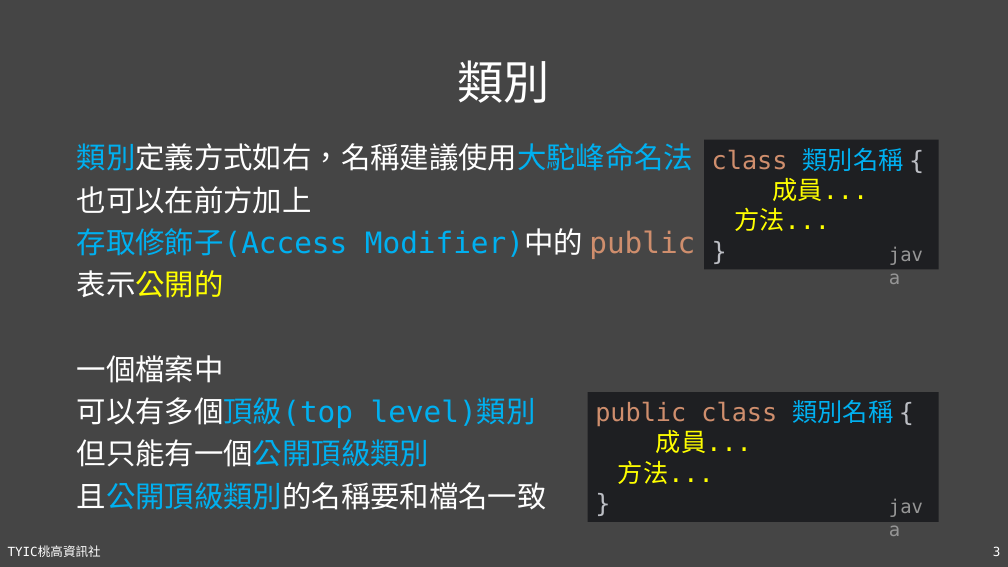
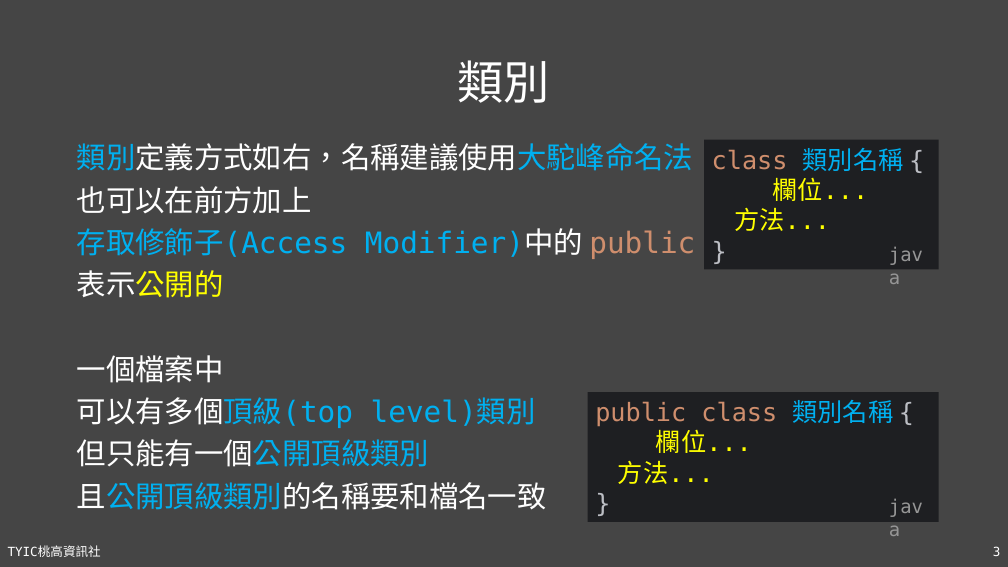
Before and after one commit to TYSHIC/slides, a slide deck: slide 3 of powerpoint/08_OOP與類別.pptx. Drawn at 1008x567 pixels with LibreOffice and Linux fonts; fonts in the diff are those of the drawing. Boxes give left, top, right and bottom in pixels: in the first picture for what was removed or moved away, otherwise in the second. Text is boxed around its words. In the diff, an @@ line names an element or a change of style, - is before the commit and + after.

```diff
--- a/powerpoint/08_OOP與類別.pptx
+++ b/powerpoint/08_OOP與類別.pptx
@@ text in rectangle at (712, 148, 904, 201): text changed @@
-class 類別名稱 {
-成員...
+class 類別名稱 {
+欄位...
@@ text in rectangle at (595, 400, 894, 453): text changed @@
-public class 類別名稱 {
-成員...
+public class 類別名稱 {
+欄位...
```
Also in this commit, not shown: 11 other slides changed, 7 slides added, 9 other files.
